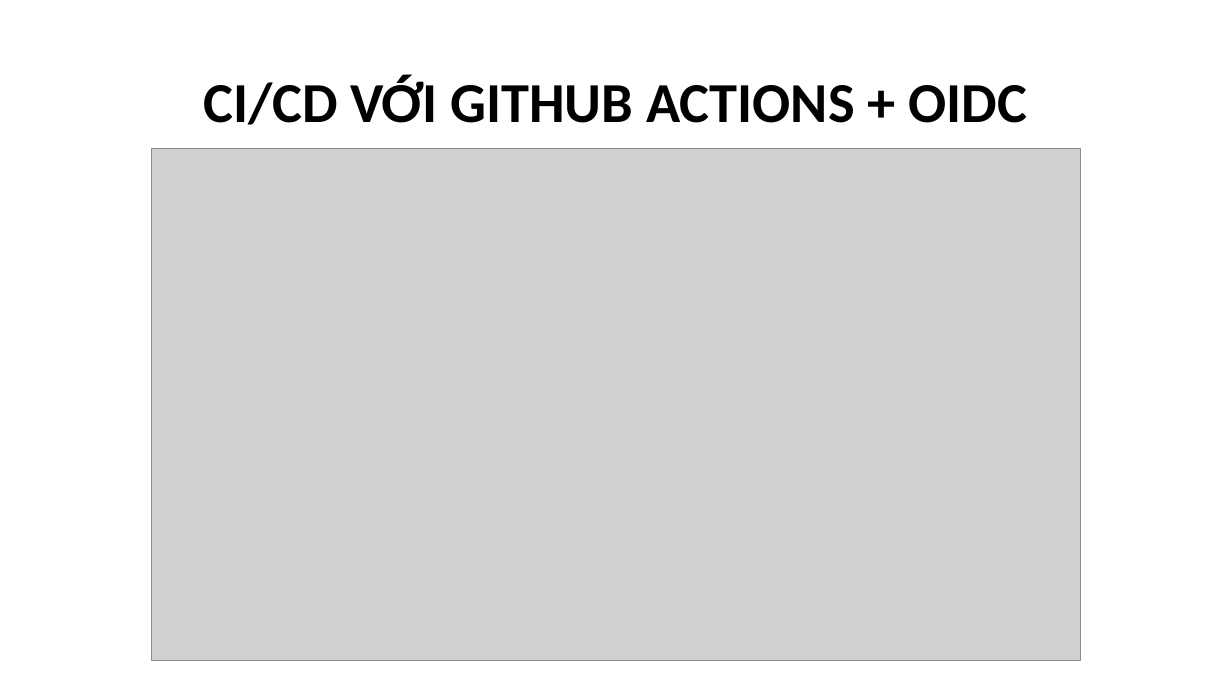
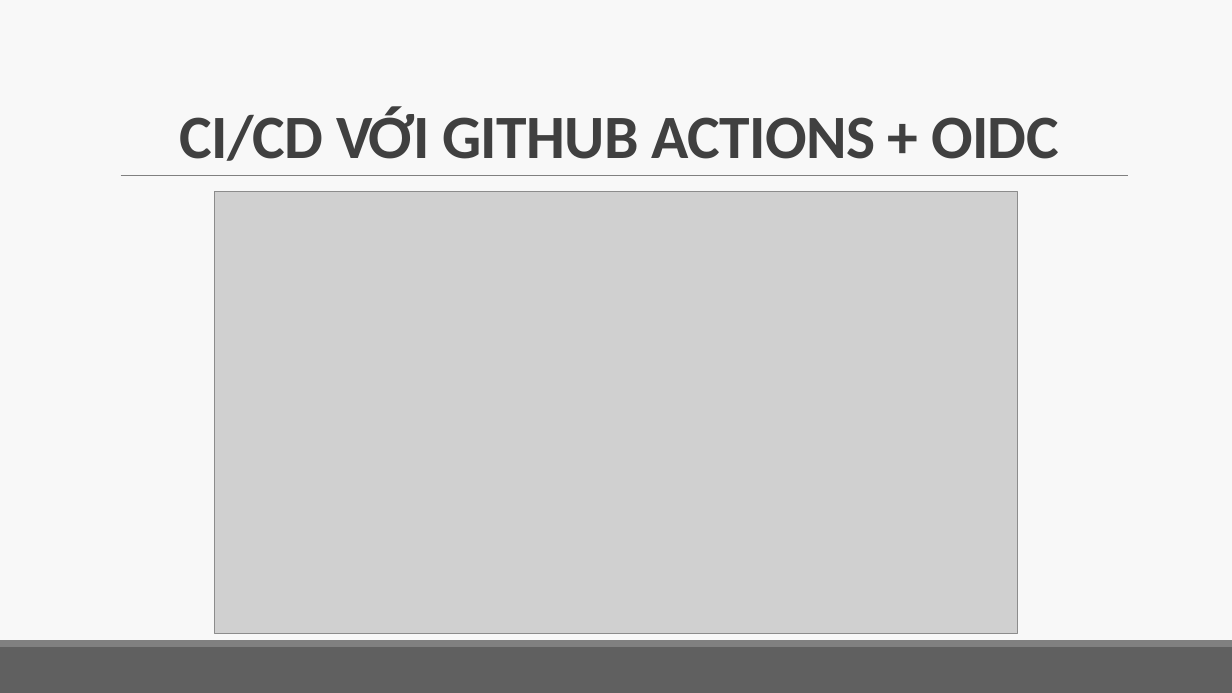
Before and after one commit to qly6/AuthApp, a slide deck: slide 16 of AuthApp.pptx. Drawn at 1232x693 pixels with LibreOffice and Linux fonts; fonts in the diff are those of the drawing; grey boxes stand for pictures. Boxes give left, top, right and bottom in pixels: in the first picture for what was removed or moved away, otherwise in the second. Text is boxed around its words. In the diff, an @@ line names an element or a change of style, - is before the commit and + after.

```diff
--- a/AuthApp.pptx
+++ b/AuthApp.pptx
@@ background #FFFFFF to #F8F8F8 @@
@@ title "CI/CD VỚI GITHUB ACTIONS + ...": place and size @@
-title "CI/CD VỚI GITHUB ACTIONS + ..." at bbox=[204, 74, 1027, 125]
+title "CI/CD VỚI GITHUB ACTIONS + ..." at bbox=[179, 107, 1059, 161]
@@ title "CI/CD VỚI GITHUB ACTIONS + ..." at bbox=[179, 107, 1059, 161]: size 44 to 48 pt, text colour #000000 to #404040, letter spacing 0 to -0.5 pt; line spacing 0.9 to 0.85; vertical alignment middle to bottom @@
@@ line added from (121, 176) to (1128, 176), #808080 0.5 pt @@
@@ picture: place and size @@
-picture at bbox=[152, 149, 1081, 661]
+picture at bbox=[214, 191, 1017, 633]
@@ rectangle added at bbox=[0, 647, 1232, 693], fill #606060 @@
@@ rectangle added at bbox=[0, 640, 1232, 647], fill #808080 @@
```
Also in this commit, not shown: 18 other slides changed, 2 slides added, 2 slides removed.
